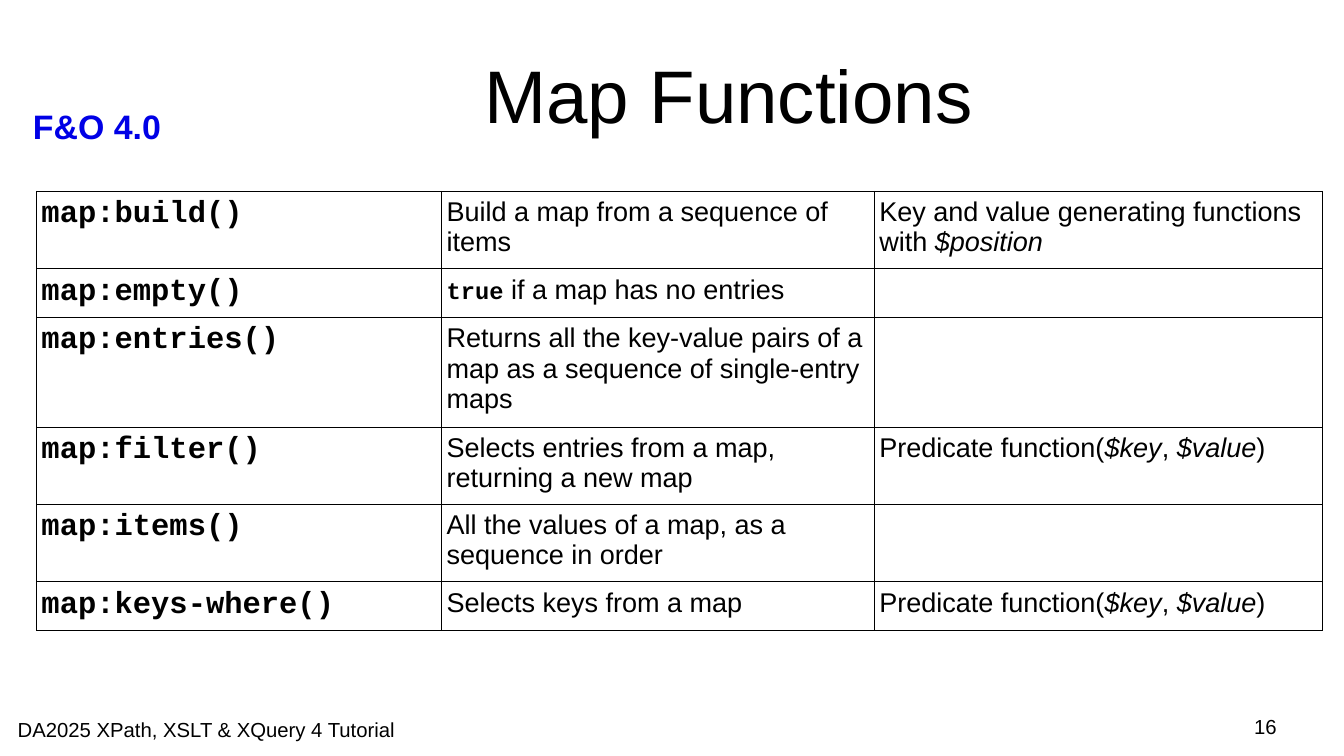
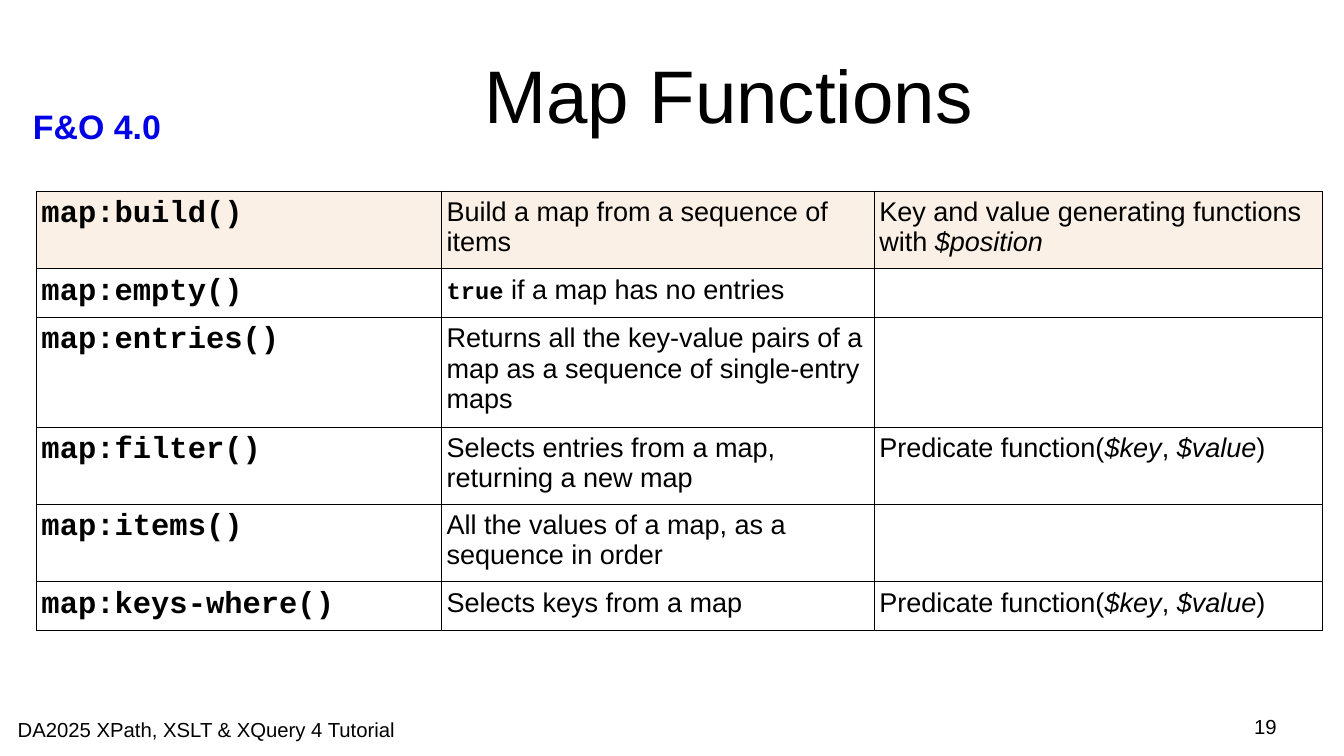
Before and after one commit to johnlumley/johnlumley.github.io, a slide deck: slide 19 of DA2025/slides/QT4-FO.odp (slide 16 before the commit). Drawn at 1344x756 pixels with LibreOffice and Linux fonts; fonts in the diff are those of the drawing; background and template pictures are left out. Boxes give left, top, right and bottom in pixels: in the first picture for what was removed or moved away, otherwise in the second. Text is boxed around its words. In the diff, an @@ line names an element or a change of style, - is before the commit and + after.

```diff
--- a/DA2025/slides/QT4-FO.odp
+++ b/DA2025/slides/QT4-FO.odp
@@ table at [37,191,1322,624] @@
@@ fill none to #FAF0E6 in row 1 @@
@@ page number at [1254,720,1277,735]: text changed @@
-16
+19
```
Also in this commit, not shown: 5 other slides changed, 3 slides added, 4 other files.
